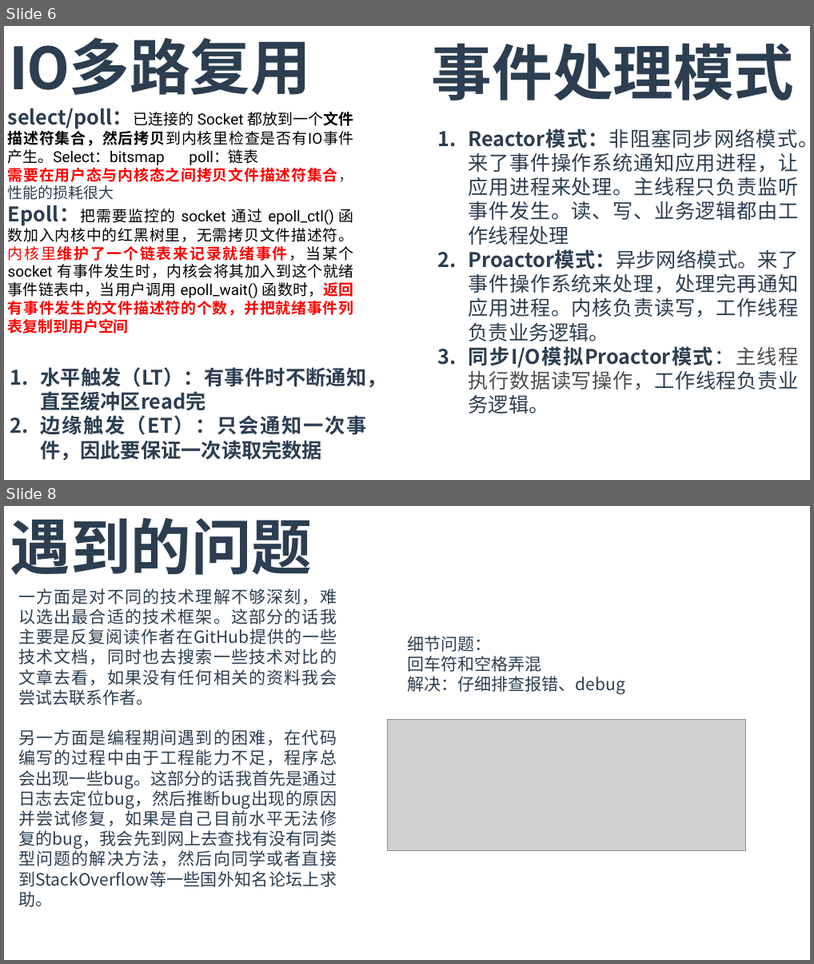
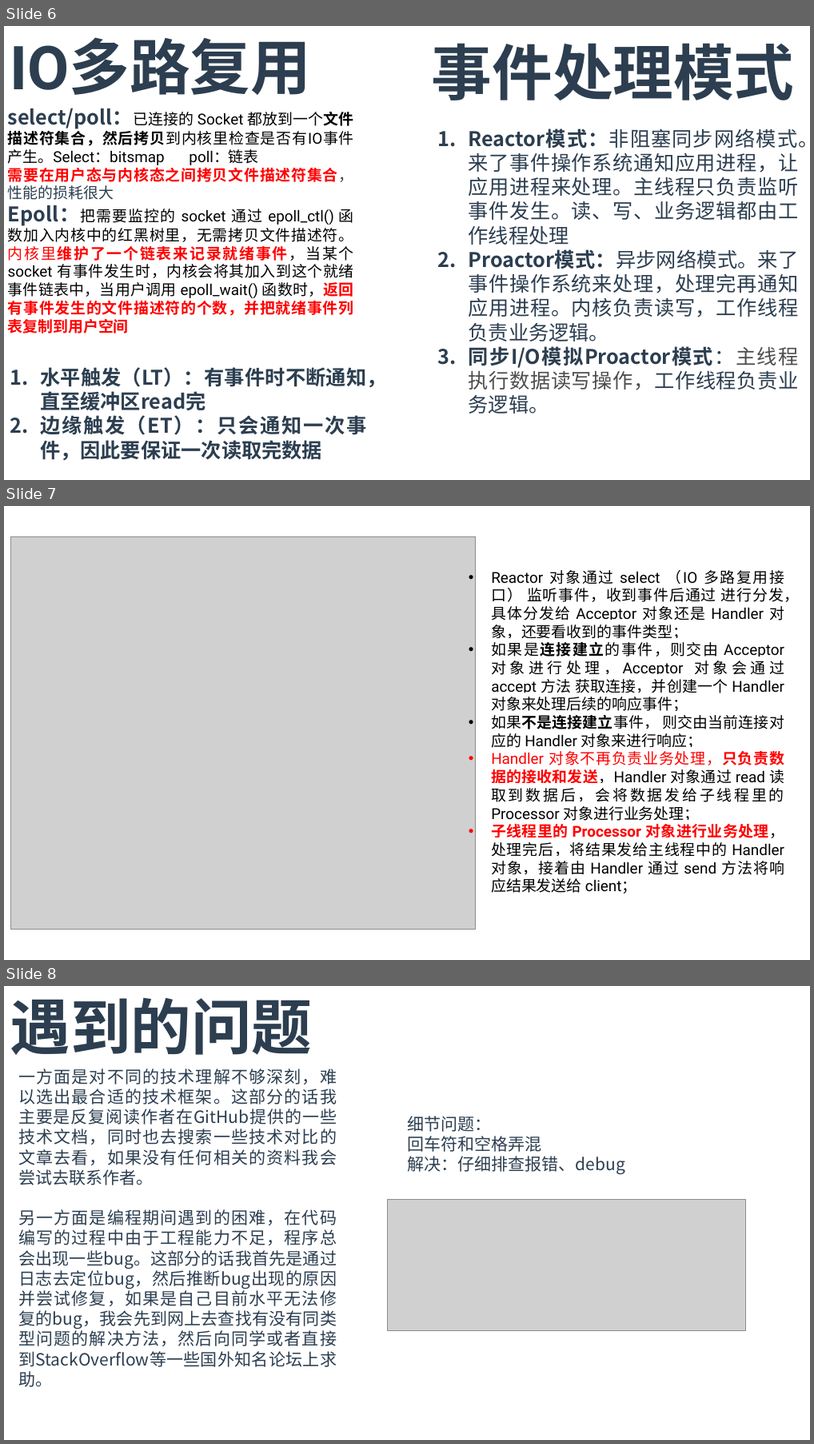
Before and after one commit to T0kisaki-Kurumi/LeetCode, a slide deck: 实习/面试.pptx. Shown one above the other, each under a label of ours: slides 6 and 8 before the commit, slides 6, 7 and 8 after it; the slides between them are not shown. The pictures are 814x964 and 814x1444 pixels, drawn with LibreOffice and Linux fonts; fonts in the diff are those of the drawing; grey boxes stand for pictures. Boxes give left, top, right and bottom in pixels: in the first picture for what was removed or moved away, otherwise in the second. Text is boxed around its words. In the diff, an @@ line names an element or a change of style, - is before the commit and + after.

```diff
--- a/实习/面试.pptx
+++ b/实习/面试.pptx
@@ slide 7 added at bbox=[4, 506, 810, 960], background #FFFFFF @@
@@ picture added at bbox=[10, 536, 477, 929] @@
@@ text added at bbox=[491, 570, 800, 893], 18 pt, text #000000 @@
+• Reactor 对象通过 select （IO 多路复用接口） 监听事件，收到事件后通过 进行分发，具体分发给 Acceptor 对象还是 Handler 对象，还要看收到的事件类型；
+• 如果是连接建立的事件，则交由 Acceptor 对象进行处理，Acceptor 对象会通过 accept 方法 获取连接，并创建一个 Handler 对象来处理后续的响应事件；
+• 如果不是连接建立事件， 则交由当前连接对应的 Handler 对象来进行响应；
+• Handler 对象不再负责业务处理，只负责数据的接收和发送，Handler 对象通过 read 读取到数据后，会将数据发给子线程里的 Processor 对象进行业务处理；
+• 子线程里的 Processor 对象进行业务处理，处理完后，将结果发给主线程中的 Handler 对象，接着由 Handler 通过 send 方法将响应结果发送给 client；
```
Also in this commit, not shown: 1 slide changed, 1 slide removed, 7 other files.
